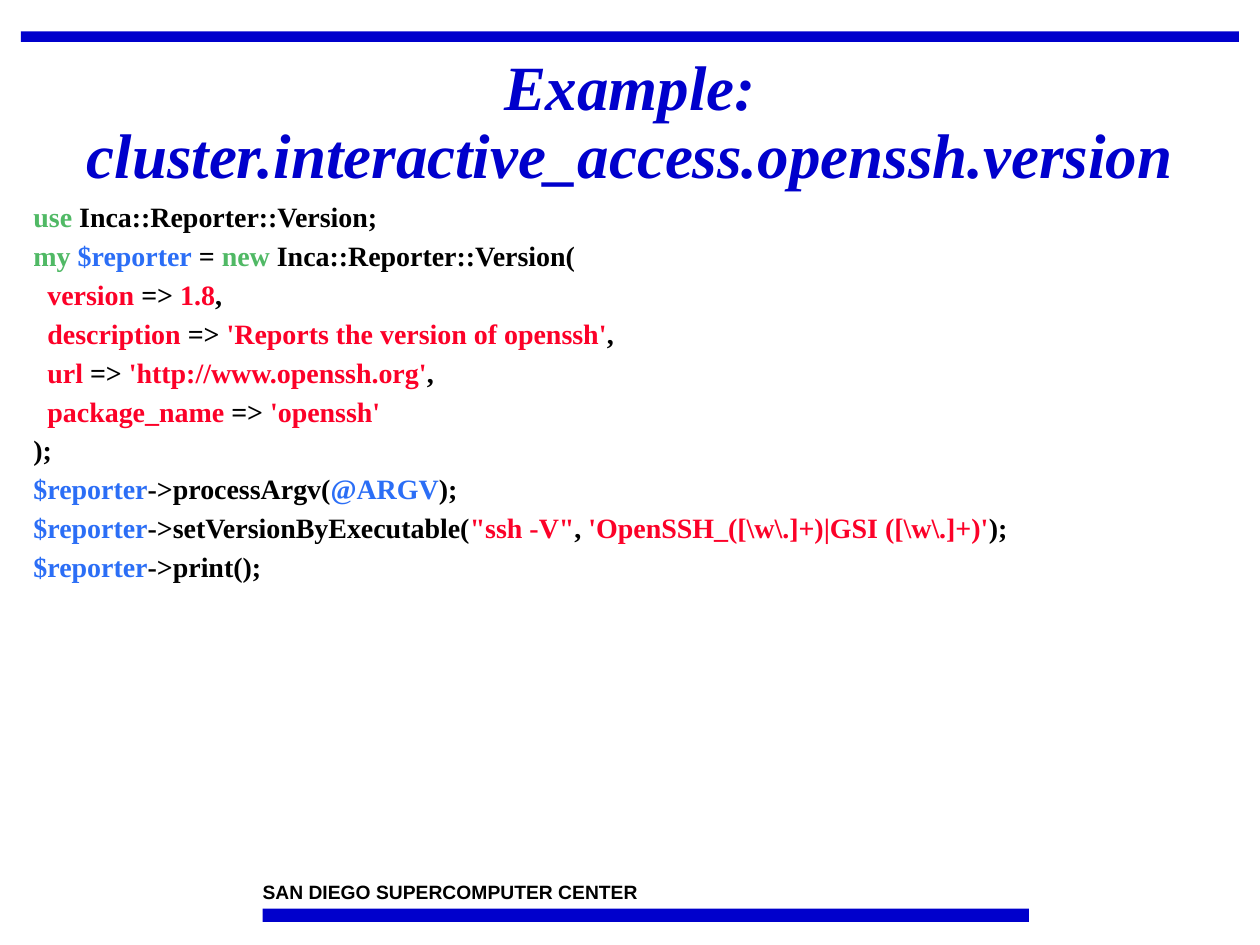
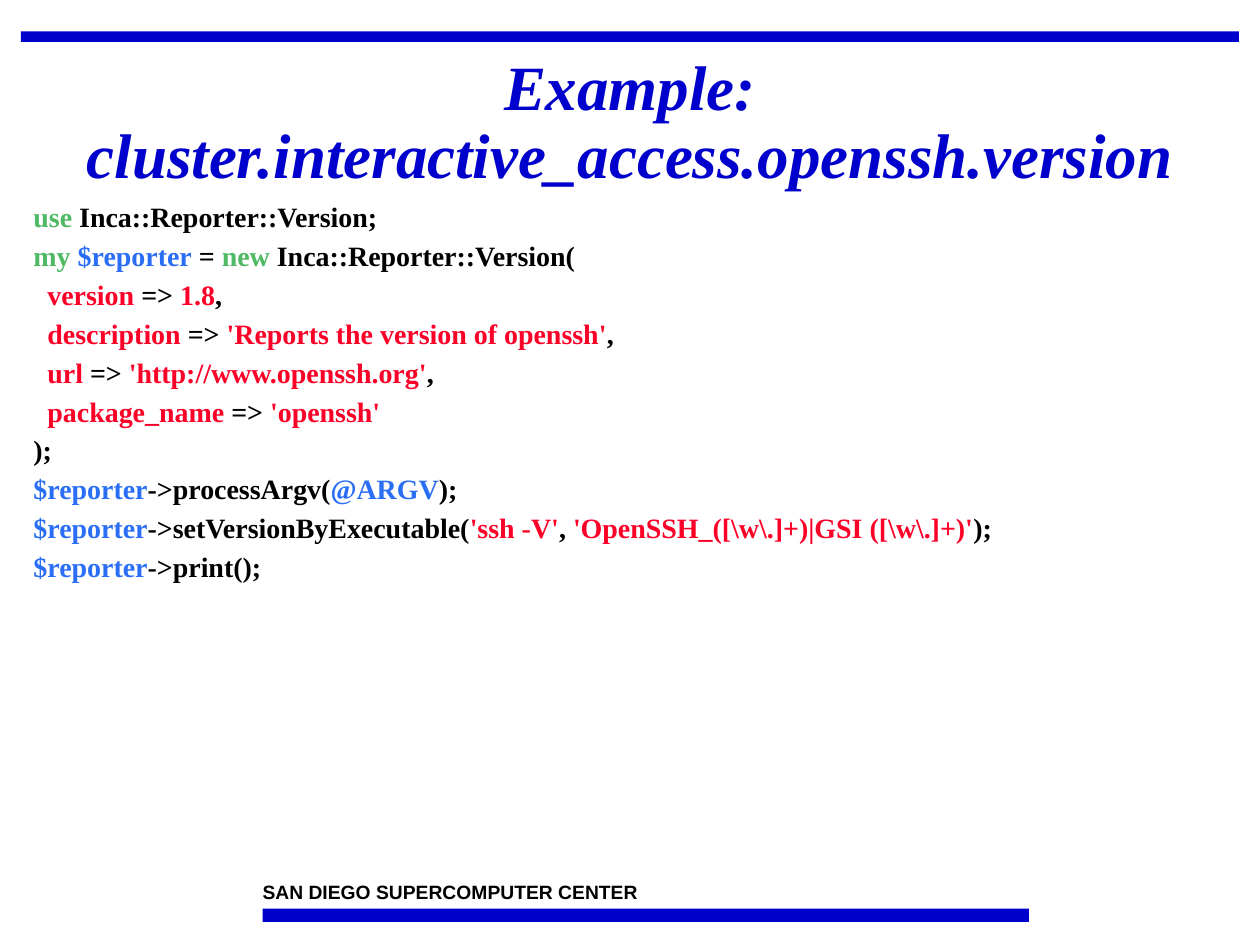
Before and after one commit to IncaProject/inca-xsede, a slide deck: slide 14 of talks/feb-06-workshop/incaReporters.ppt. Drawn at 1260x945 pixels with LibreOffice and Linux fonts; fonts in the diff are those of the drawing; background and template pictures are left out. Boxes give left, top, right and bottom in pixels: in the first picture for what was removed or moved away, otherwise in the second. Text is boxed around its words. In the diff, an @@ line names an element or a change of style, - is before the commit and + after.

```diff
--- a/talks/feb-06-workshop/incaReporters.ppt
+++ b/talks/feb-06-workshop/incaReporters.ppt
@@ text at (33,517,992,544): text changed @@
-$reporter->setVersionByExecutable("ssh -V", 'OpenSSH_([\w\.]+)|GSI ([\w\.]+)');
+$reporter->setVersionByExecutable('ssh -V', 'OpenSSH_([\w\.]+)|GSI ([\w\.]+)');
```
Also in this commit, not shown: 5 other slides changed, 2 other files.
